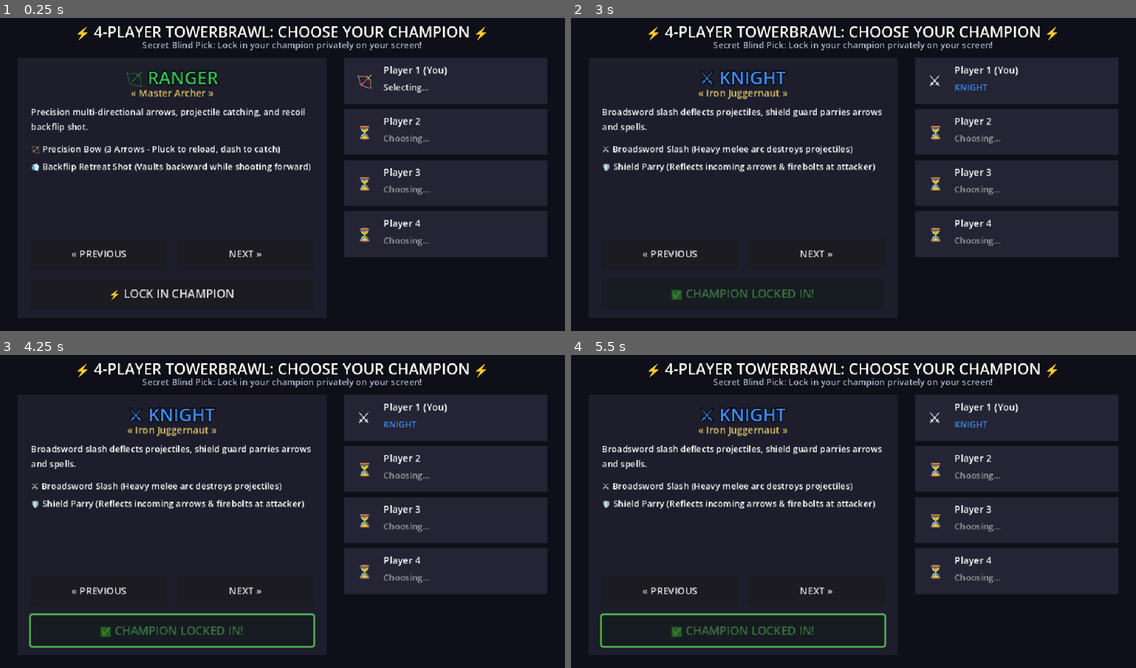
Above: before the commit, frames 1-4 (two rows, left to right).
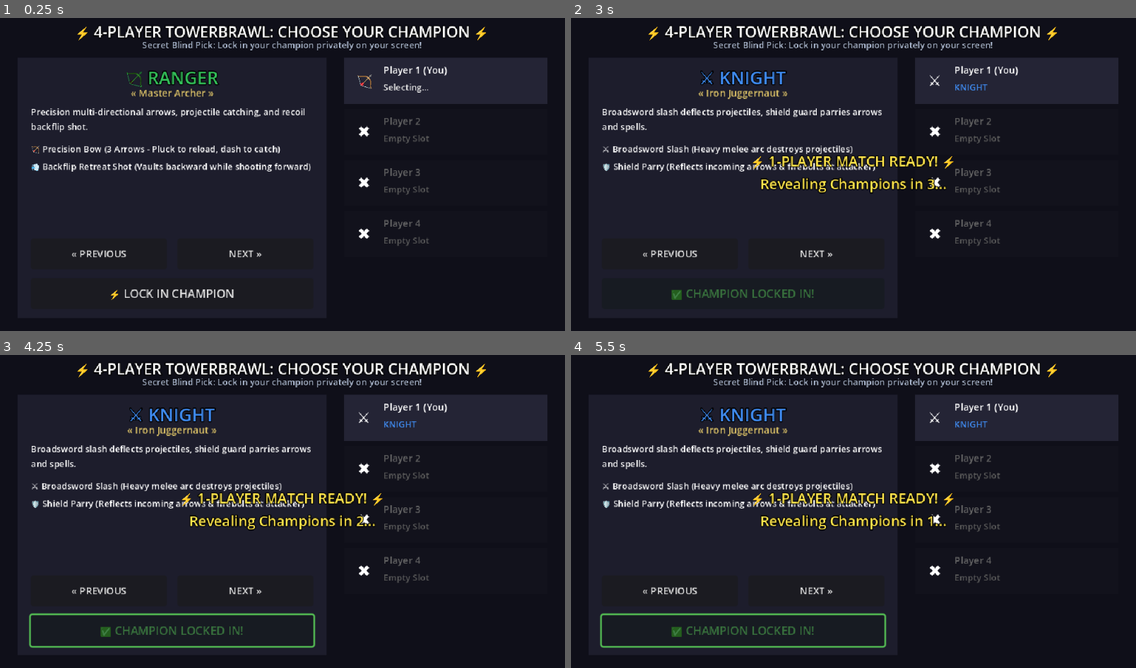
Above: after the commit, the same moments.

Repository: nemr118/tower_brawl
Game: Godot game, scene res://scenes/character_select.tscn
Two runs of this game, one before a commit and one after it. Both use one fixed random seed, a clock stepped at 60 frames per second and the inputs below.
Inputs (mouse positions are in pixels of both pictures, inside the frame that each line leads up to):
- Up to frame 1 (0.25 s): no input
- Up to frame 2 (3 s): click "NEXT »" at 0.5 s; click "NEXT »" at 1.25 s; click "« PREVIOUS" at 2 s; click "⚡ LOCK IN CHAMPION" at 2.75 s
- Up to frame 3 (4.25 s): tap Enter (ui_accept) at 3.5, 3.77 s; move the mouse to (406, 492) at 3.52 s; hold Right (ui_right) from 3.53 s (still down); tap R at 3.6 s; click (406, 492) at 3.67 s
- Up to frame 4 (5.5 s): release Right (ui_right) at 4.25 s; tap Enter (ui_accept) at 4.25, 5 s; drag from (740, 524) to (825, 574) at 4.27 s; move the mouse to (910, 439) at 5.02 s; hold Left (ui_left) from 5.03 s (still down); tap R at 5.1 s

The runs differ from the first frame. In frame 1, 15% of the frame differs, in the area x 61-97%, y 29-77%; in frame 2, 17%, in the area x 32-97%, y 29-77%; in frame 3, 17%; in frame 4, 17%.

Commit message:
Add dynamic player count auto-start (plays seamlessly with 2, 3, or 4 players)

Diff:
--- a/scripts/character_select.gd
+++ b/scripts/character_select.gd
@@ -1,12 +1,13 @@
 extends Control
 
-## Secret Character Selection Draft Screen
-## Synchronized in Real-Time over WebSockets across Phones, Tablets, and PCs!
+## Dynamic Player Lobby & Secret Character Selection Draft Screen
+## Automatically starts with 2, 3, or 4 players based on who is connected!
 
 var local_player_id: int = 1
 var selected_class_idx: int = 0
 var is_locked_in: bool = false
 var locked_players = {}
+var active_player_ids = [1]
 var is_revealing: bool = false
 
 @onready var title_label = $CardShowcase/ChampionTitle
@@ -55,6 +56,7 @@
 	NetworkManager.connect("player_left_room", Callable(self, "_on_player_left"))
 	NetworkManager.connect("opponent_locked_in", Callable(self, "_on_opponent_locked_in"))
 
+	_update_active_players([1])
 	_update_showcase()
 	_update_roster()
 
@@ -63,15 +65,23 @@
 	print("🎯 Local player assigned to Slot P", local_player_id)
 	_update_roster()
 
-func _on_player_joined(p_id: int, _active):
-	print("👋 Player ", p_id, " joined the match room!")
-	_update_roster()
-
-func _on_player_left(p_id: int, _active):
-	print("🚪 Player ", p_id, " left the room.")
+func _on_player_joined(p_id: int, active_list):
+	print("👋 Player ", p_id, " joined the match room! Active: ", active_list)
+	_update_active_players(active_list)
+	_update_roster()
+
+func _on_player_left(p_id: int, active_list):
+	print("🚪 Player ", p_id, " left the room. Active: ", active_list)
 	if p_id in locked_players:
 		locked_players.erase(p_id)
-	_update_roster()
+	_update_active_players(active_list)
+	_update_roster()
+	_check_all_ready()
+
+func _update_active_players(active_list):
+	active_player_ids = active_list
+	for p_id in range(1, 5):
+		Global.player_configs[p_id]["active"] = (p_id in active_list or p_id == local_player_id)
 
 func _on_opponent_locked_in(opp_id: int, opp_class: int):
 	print("🔒 Opponent P", opp_id, " locked in secretly with class: ", opp_class)
@@ -121,7 +131,6 @@
 	lock_btn.disabled = true
 	lock_btn.modulate = Color(0.4, 0.9, 0.4)
 
-	# Broadcast secret lock-in over WebSocket!
 	NetworkManager.send_data({
 		"type": "lock_in",
 		"class": chosen_class
@@ -137,15 +146,22 @@
 	_update_player_card(p4_card, 4)
 
 func _update_player_card(card: Control, p_id: int):
-	if not Global.player_configs[p_id]["active"]:
-		card.visible = false
-		return
-
-	card.visible = true
+	var is_active = (p_id in active_player_ids or p_id == local_player_id)
 	var name_lbl = card.get_node("Name")
 	var status_lbl = card.get_node("Status")
 	var icon_lbl = card.get_node("Icon")
 
+	if not is_active:
+		card.color = Color(0.08, 0.08, 0.12, 0.5)
+		name_lbl.text = "Player " + str(p_id)
+		name_lbl.modulate = Color(0.4, 0.4, 0.4)
+		icon_lbl.text = "✖️"
+		status_lbl.text = "Empty Slot"
+		status_lbl.modulate = Color(0.35, 0.35, 0.35)
+		return
+
+	card.color = Color(0.15, 0.15, 0.22, 0.9)
+	name_lbl.modulate = Color(1.0, 1.0, 1.0)
 	name_lbl.text = "Player " + str(p_id) + (" (You)" if p_id == local_player_id else "")
 
 	if p_id in locked_players:
@@ -172,23 +188,27 @@
 			status_lbl.modulate = Color(0.6, 0.6, 0.6)
 
 func _check_all_ready():
-	var all_ready = true
-	for p_id in Global.player_configs:
-		if Global.player_configs[p_id]["active"] and p_id not in locked_players:
-			all_ready = false
-			break
-
-	if all_ready and not is_revealing:
+	var active_count = 0
+	var locked_count = 0
+
+	for p_id in active_player_ids:
+		active_count += 1
+		if p_id in locked_players:
+			locked_count += 1
+
+	# Start if all currently connected players (at least 2, or 1 for test) are locked in!
+	if active_count >= 1 and locked_count >= active_count and not is_revealing:
 		is_revealing = true
-		_start_reveal_countdown()
-
-func _start_reveal_countdown():
+		_start_reveal_countdown(active_count)
+
+func _start_reveal_countdown(player_count: int):
 	banner_label.visible = true
-	banner_label.text = "⚡ ALL PLAYERS LOCKED IN! ⚡\nRevealing Champions in 3..."
+	var count_str = str(player_count) + "-PLAYER MATCH"
+	banner_label.text = "⚡ " + count_str + " READY! ⚡\nRevealing Champions in 3..."
 	await get_tree().create_timer(1.0).timeout
-	banner_label.text = "⚡ ALL PLAYERS LOCKED IN! ⚡\nRevealing Champions in 2..."
+	banner_label.text = "⚡ " + count_str + " READY! ⚡\nRevealing Champions in 2..."
 	await get_tree().create_timer(1.0).timeout
-	banner_label.text = "⚡ ALL PLAYERS LOCKED IN! ⚡\nRevealing Champions in 1..."
+	banner_label.text = "⚡ " + count_str + " READY! ⚡\nRevealing Champions in 1..."
 	await get_tree().create_timer(1.0).timeout
 
 	banner_label.text = "💥 CHAMPIONS REVEALED! ENTERING ARENA! 💥"
Not shown, changed: build/web/index.html
Not shown, changed: build/web/index.pck
